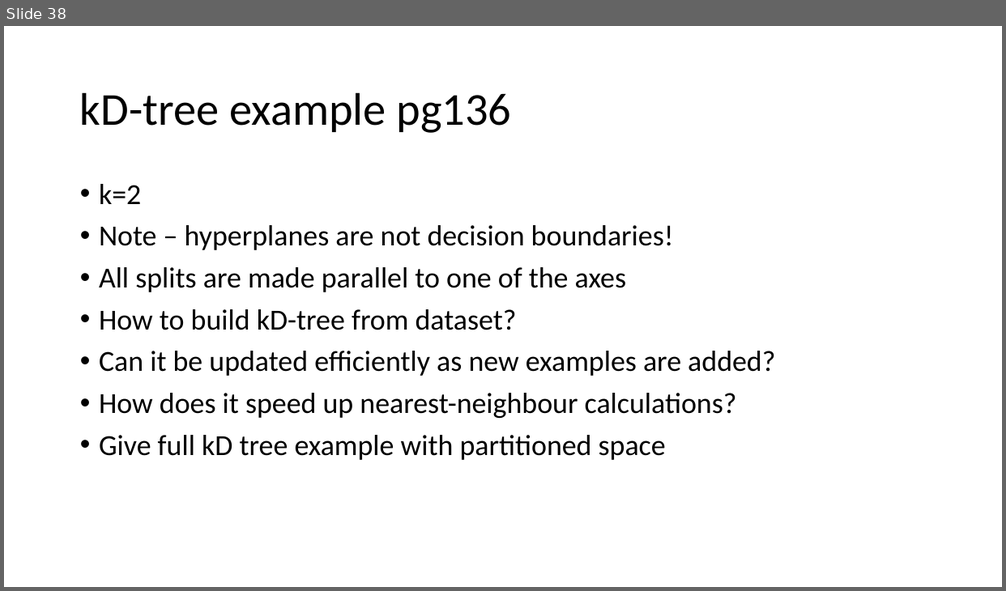
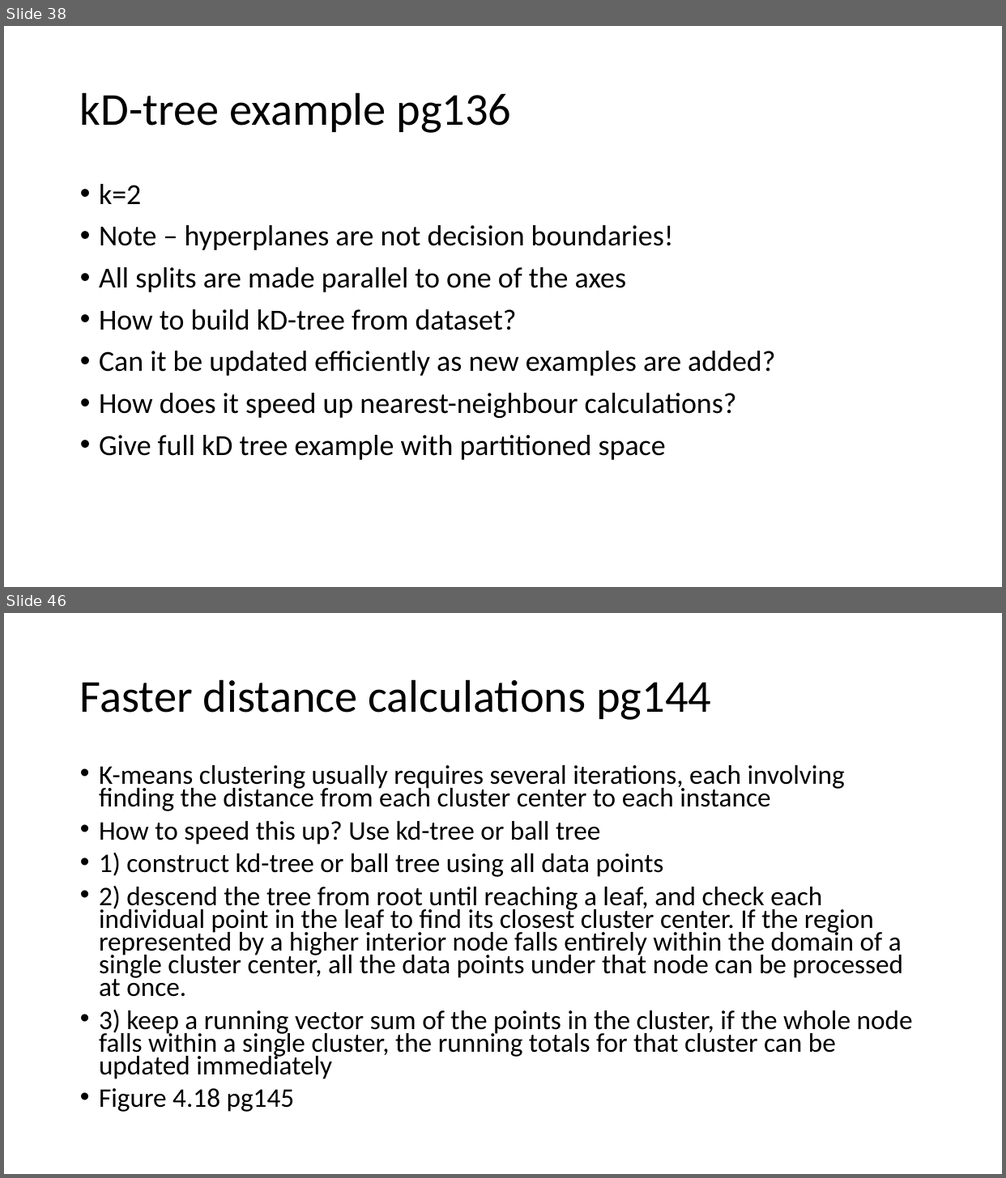
Before and after one commit to russellu/cs405, a slide deck: Lecture_Algorithms.pptx. Shown one above the other, each under a label of ours: slide 38 before the commit, slides 38 and 46 after it; the slides between them are not shown. The pictures are 1006x591 and 1006x1178 pixels, drawn with LibreOffice and Linux fonts; fonts in the diff are those of the drawing. Boxes give left, top, right and bottom in pixels: in the first picture for what was removed or moved away, otherwise in the second. Text is boxed around its words. In the diff, an @@ line names an element or a change of style, - is before the commit and + after.

```diff
--- a/Lecture_Algorithms.pptx
+++ b/Lecture_Algorithms.pptx
@@ slide 46 added at (4,613,1002,1174), background #FFFFFF @@
@@ title added at (80,679,711,720), 44 pt, text #000000 @@
+Faster distance calculations pg144
@@ text added at (99,765,913,1112), 25.9 pt, text #000000 @@
+• K-means clustering usually requires several iterations, each involving finding the distance from each cluster center to each instance
+• How to speed this up? Use kd-tree or ball tree
+• 1) construct kd-tree or ball tree using all data points
+• 2) descend the tree from root until reaching a leaf, and check each individual point in the leaf to find its closest cluster center. If the region represented by a higher interior node falls entirely within the domain of a single cluster center, all the data points under that node can be processed at once.
+• 3) keep a running vector sum of the points in the cluster, if the whole node falls within a single cluster, the running totals for that cluster can be updated immediately
+• Figure 4.18 pg145
```
Also in this commit, not shown: 2 slides changed, 16 other slides added.
